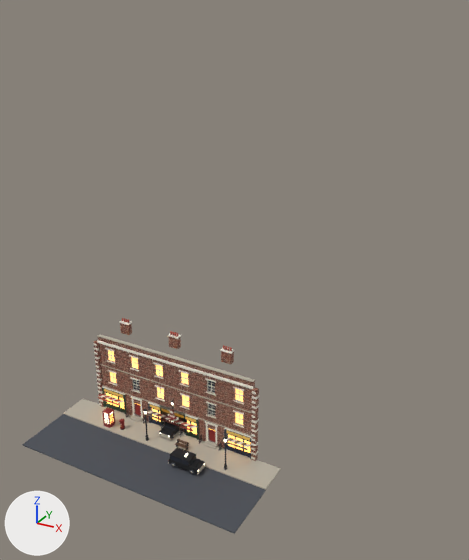
The Blender file assets/src/city_kit.blend: old version first, new version second.
Camera for both pictures: a 50 mm lens placed at (42.4, -59.9, 54.3), pointed at (10.2, -1.4, 25.1). The axes (+X, +Y, +Z) are drawn at lower left. The lights are the same throughout. The first picture is the older version.

The first picture shows 'city_cp_taxi.001', 'city_ct_door.002', 'city_ct_shop_b.002', 'city_ct_win.006', 'city_ct_win.007', 'city_ct_win.008', 'city_ct_win.009', 'city_ct_win_d.002', 'city_ct_win_d.003', 'demo_ground' and 33 more.
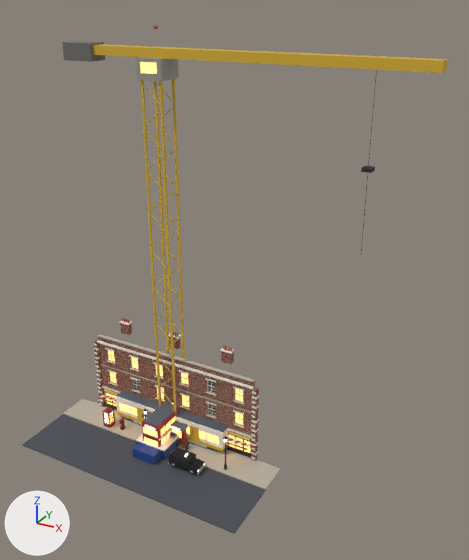
Where the change shows, as pixel boxes [x1, y1, x2, y2] in the pictures (469 x 560 px):
'city_cp_crane', added
    after: [62, 26, 448, 417]
    faces in mat_city_pal2: [62, 41, 448, 417]
    faces in mat_city_pal: [140, 26, 377, 251]
'city_cp_train', added
    after: [116, 390, 229, 452]
    faces in mat_city_pal2: [117, 390, 229, 452]
    faces in mat_city_pal: [116, 396, 229, 452]
'city_cp_bus', added
    after: [142, 401, 181, 447]
    faces in mat_city_pal2: [142, 401, 181, 447]
    faces in mat_city_pal: [143, 417, 175, 446]
'city_cp_boat', added (blue)
    after: [132, 434, 180, 465]
    faces in mat_city_pal2: [132, 440, 180, 465]
    faces in mat_city_pal: [136, 434, 179, 452]
'city_cp_kiosk', added
    after: [142, 411, 188, 445]
    faces in mat_city_pal2: [142, 411, 188, 445]
'city_cp_container', added (mostly hidden)
    after: [132, 420, 208, 449]
'city_cs_stand', added (mostly hidden)
    after: [169, 432, 178, 439]

The change, as a list of edits to the scene's bpy script:
```text
Add mat_city_pal2:
    mat_city_pal2 = bpy.data.materials.new('city_pal2')
    # uses the picture img_city_emit2_img
    # uses the picture img_city_pal2_img
Add ob_city_cs_stand:
    ob_city_cs_stand = bpy.data.objects.new('city_cs_stand', me_city_cs_stand)  # 104 vertices, 78 faces; spans x -2.0..2.0, y -4.5..4.5, z 0.0..5.6
    ob_city_cs_stand.location = (0.0, 0.0, 0.0)
Add ob_city_cp_kiosk:
    ob_city_cp_kiosk = bpy.data.objects.new('city_cp_kiosk', me_city_cp_kiosk)  # a box spanning x -3.0..3.0, y -2.0..2.0, z 0.0..2.6, material slot 1; a box spanning x -2.6..2.6, y -2.04..-1.98, z 1.0..2.2, material slot 0; a box spanning x -3.2..3.2, y -2.6..2.2, z 2.6..3.0, material slot 1; a box spanning x -2.8..2.8, y -2.64..-2.6, z 2.65..2.95, material slot 0; a box spanning x -2.6..2.6, y -2.5..-2.0, z 0.9..1.0, material slot 0
    ob_city_cp_kiosk.location = (0.0, 0.0, 0.0)
Add ob_city_cp_boat:
    ob_city_cp_boat = bpy.data.objects.new('city_cp_boat', me_city_cp_boat)  # a box spanning x -2.25..2.25, y -5.5..5.8, z -0.8..1.2, material slot 1; a box spanning x -1.65..1.65, y -7.0..-5.5, z -0.6..1.2, material slot 1; a box spanning x -2.25..2.25, y -5.5..5.8, z 1.1..1.3, material slot 0; a box spanning x -1.4..1.4, y 2.4..5.4, z 1.3..3.8, material slot 0; a box spanning x -1.3..1.3, y 2.35..2.45, z 2.6..3.4, material slot 0; a 10-sided cylinder along z spanning x -0.24..0.24, y 4.15..4.65, z 3.7..5.1, material slot 0
    ob_city_cp_boat.location = (0.0, 0.0, 0.0)
Add ob_city_cp_crane:
    ob_city_cp_crane = bpy.data.objects.new('city_cp_crane', me_city_cp_crane)  # 394 vertices, 300 faces; spans x -12.0..30.0, y -1.6..1.6, z 0.0..51.3
    ob_city_cp_crane.location = (0.0, 0.0, 0.0)
Add ob_city_cp_train:
    ob_city_cp_train = bpy.data.objects.new('city_cp_train', me_city_cp_train)  # 136 vertices, 102 faces; spans x -8.5..8.5, y -1.4..1.4, z 0.0..3.8
    ob_city_cp_train.location = (0.0, 0.0, 0.0)
Add ob_city_cp_container:
    ob_city_cp_container = bpy.data.objects.new('city_cp_container', me_city_cp_container)  # 312 vertices, 234 faces; spans x -6.1..6.12, y -1.22..1.22, z 0.0..2.6; in mat_city_paint (white #ffffff)
    ob_city_cp_container.location = (0.0, 0.0, 0.0)
Add ob_city_cp_bus:
    ob_city_cp_bus = bpy.data.objects.new('city_cp_bus', me_city_cp_bus)  # 408 vertices, 414 faces; spans x -1.29..1.29, y -5.24..5.23, z 0.0..4.38
    ob_city_cp_bus.location = (0.0, 0.0, 0.0)
```
